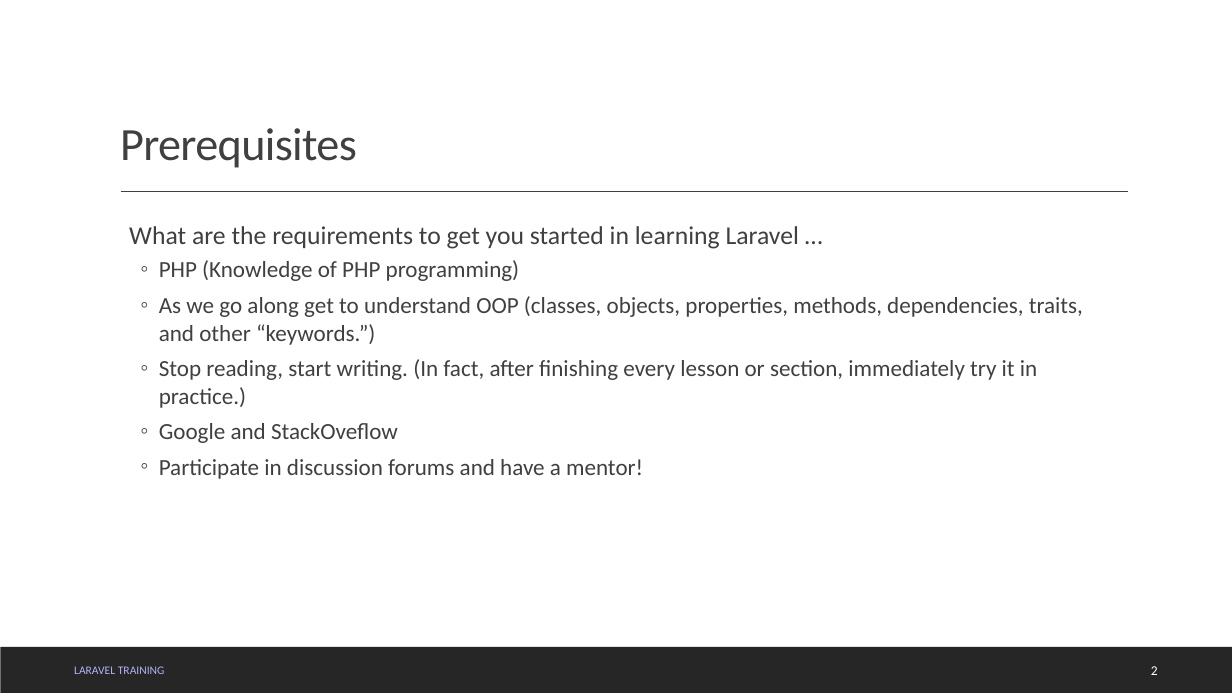
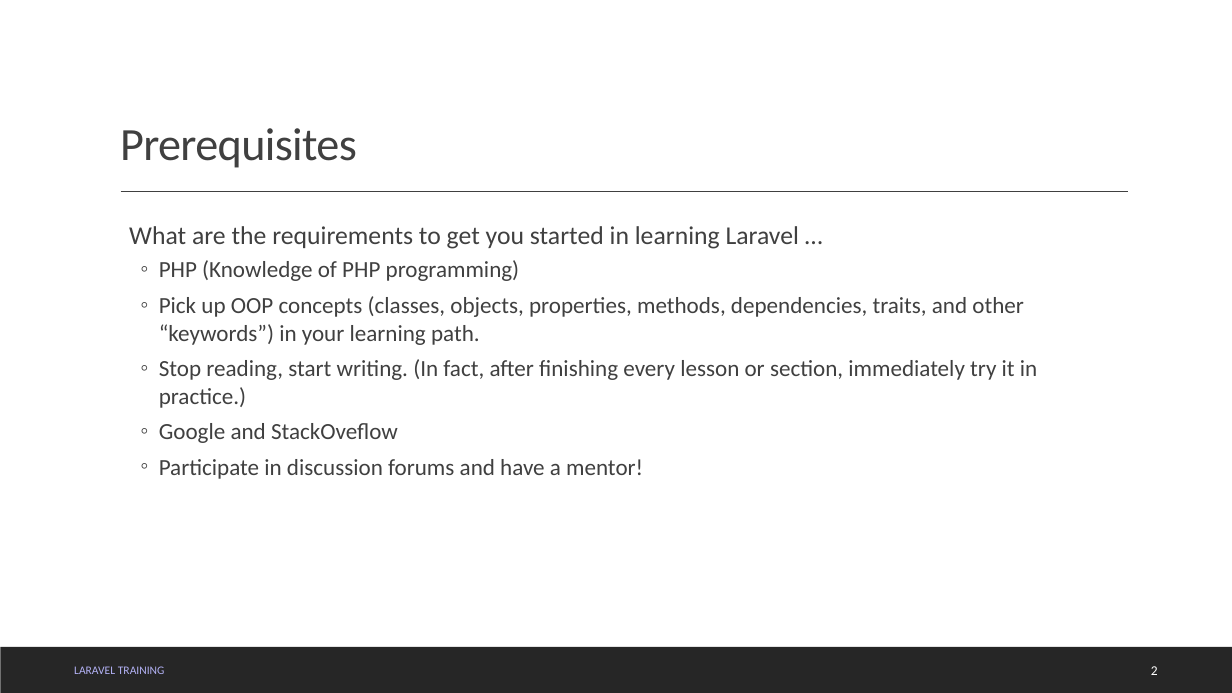
Before and after one commit to edwralx/prj_lara_train, a slide deck: slide 2 of 01_Introduction.pptx. Drawn at 1232x693 pixels with LibreOffice and Linux fonts; fonts in the diff are those of the drawing. Boxes give left, top, right and bottom in pixels: in the first picture for what was removed or moved away, otherwise in the second. Text is boxed around its words. In the diff, an @@ line names an element or a change of style, - is before the commit and + after.

Commit message:
Corrections on spelling

```diff
--- a/01_Introduction.pptx
+++ b/01_Introduction.pptx
@@ text at [159, 296, 1024, 345]: text changed @@
-  ◦ As we go along get to understand OOP (classes, objects, properties, methods, dependencies, traits, and other “keywords.”)
+  ◦ Pick up OOP concepts (classes, objects, properties, methods, dependencies, traits, and other “keywords”) in your learning path.
```
Also in this commit, not shown: 2 other slides changed.
